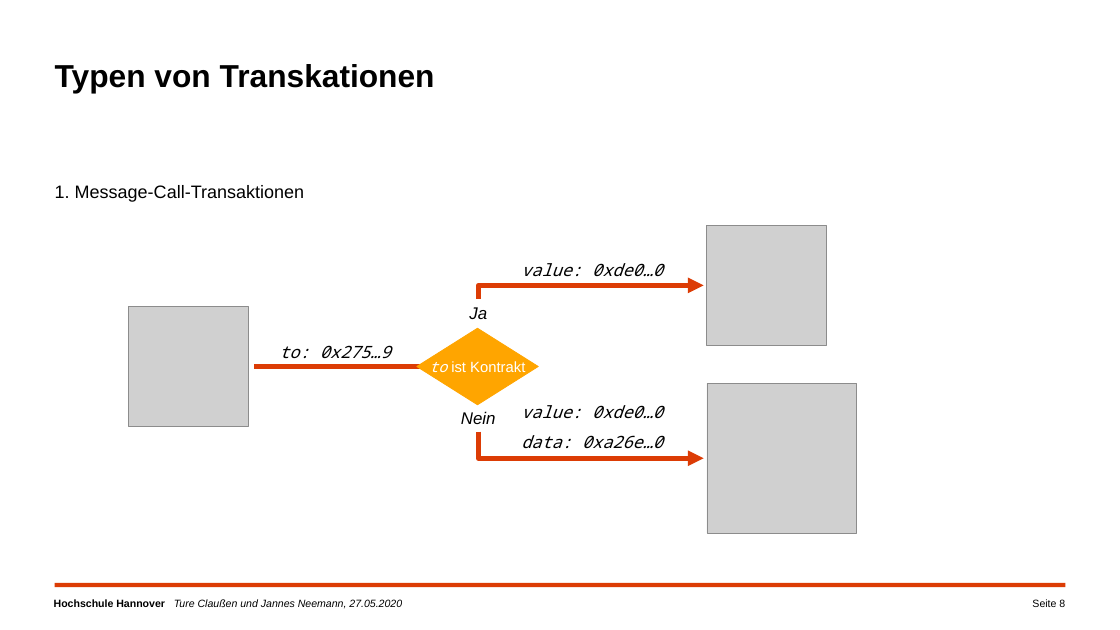
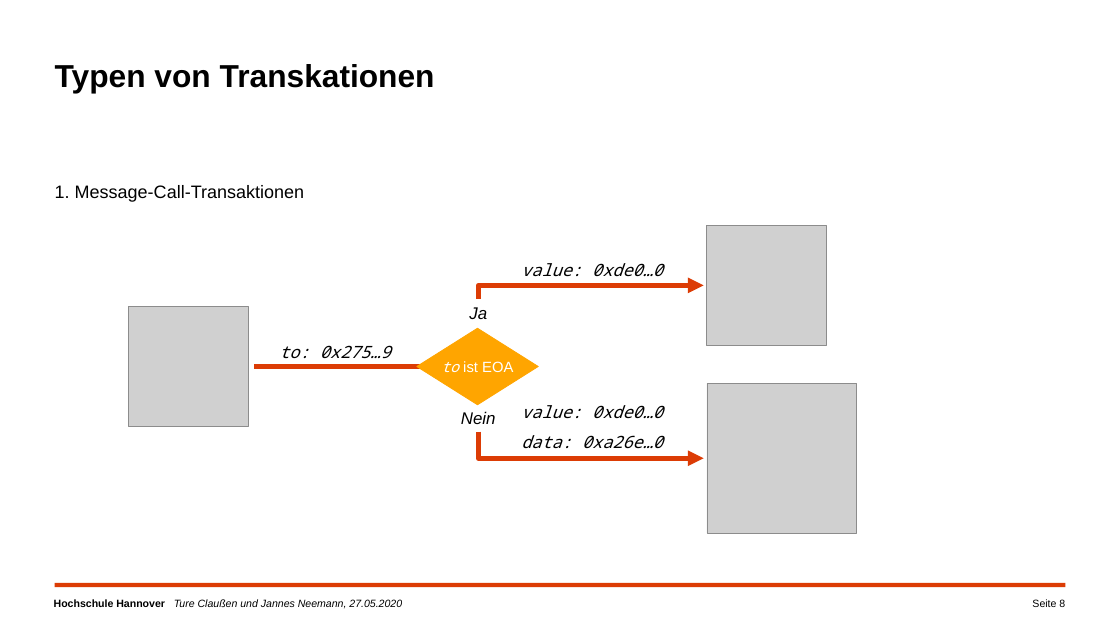
Before and after one commit to campfireman/SEM-ethereum-transactions, a slide deck: slide 8 of Ethereum_Präsentation_Jannes/Ethereum-Transaktionen.pptx. Drawn at 1120x630 pixels with LibreOffice and Linux fonts; fonts in the diff are those of the drawing; grey boxes stand for pictures; background and template pictures are left out. Boxes give left, top, right and bottom in pixels: in the first picture for what was removed or moved away, otherwise in the second. Text is boxed around its words. In the diff, an @@ line names an element or a change of style, - is before the commit and + after.

```diff
--- a/Ethereum_Präsentation_Jannes/Ethereum-Transaktionen.pptx
+++ b/Ethereum_Präsentation_Jannes/Ethereum-Transaktionen.pptx
@@ text in diamond at [441, 361, 513, 372]: text changed @@
-to ist Kontrakt
+to ist EOA
```
Also in this commit, not shown: 10 other slides changed, 2 slides added, 1 other file.
